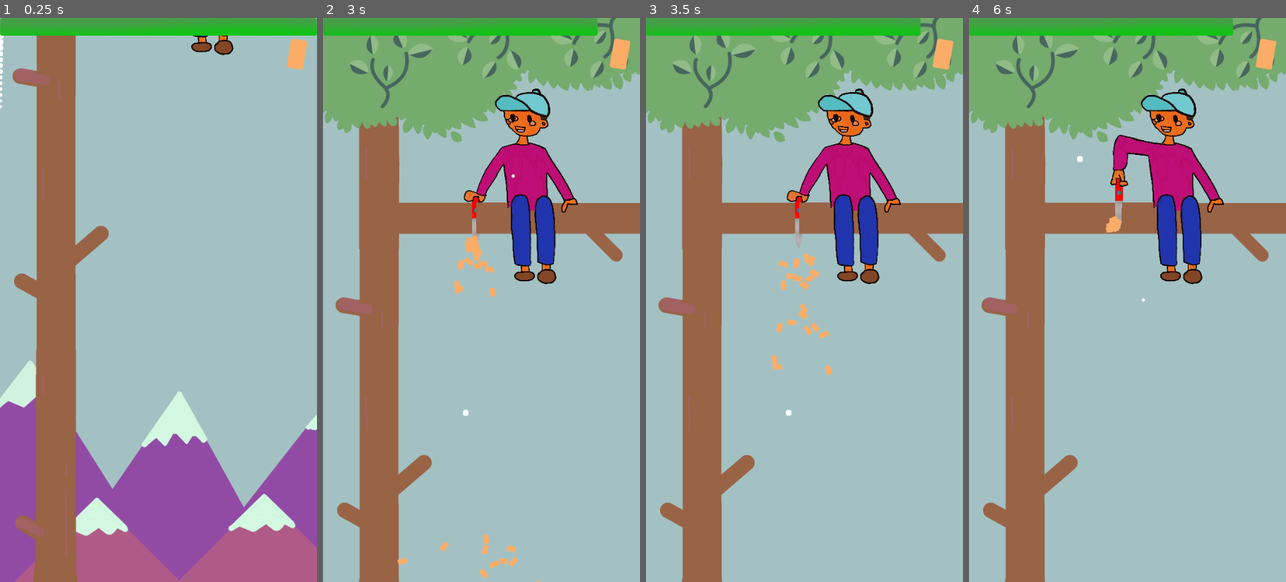
Above: before the commit, frames 1-4 (left to right).
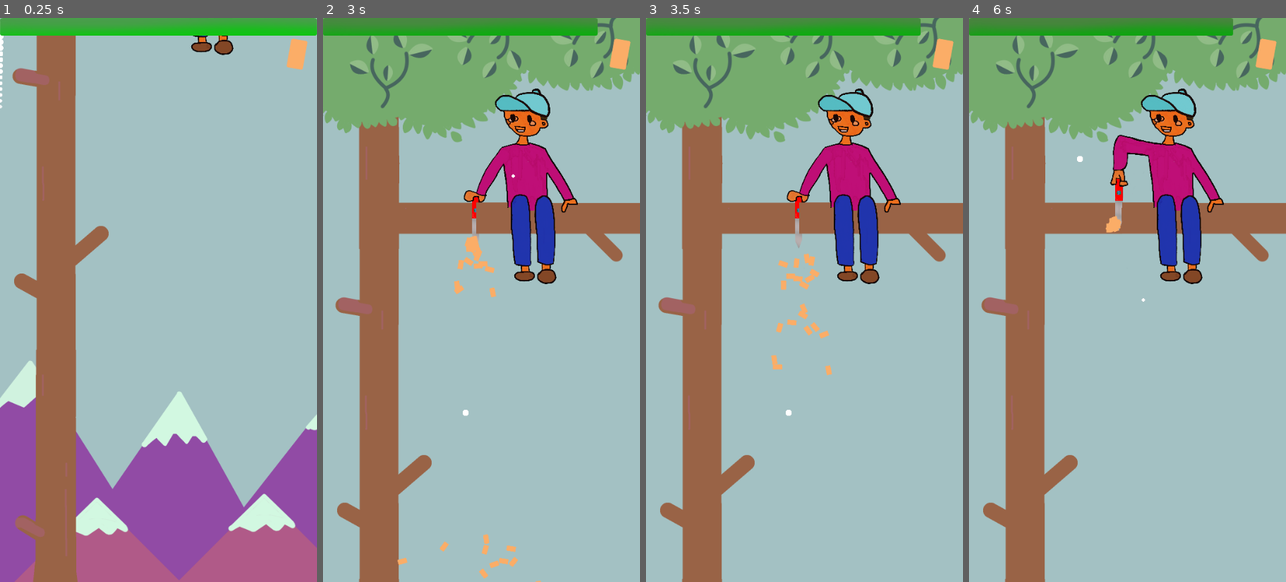
Above: after the commit, the same moments.

Repository: Combativ/SawTheWorld
Game: Godot game, scene res://scenes/main.tscn
Two runs of this game, one before a commit and one after it. Both use one fixed random seed, a clock stepped at 60 frames per second and the inputs below.
Inputs (mouse positions are in pixels of both pictures, inside the frame that each line leads up to):
- Up to frame 1 (0.25 s): no input
- Up to frame 2 (3 s): move the mouse to (551, 271) at 0.52 s; move the mouse to (418, 328) at 1.27 s; move the mouse to (513, 175) at 2.02 s; move the mouse to (465, 412) at 2.77 s
- Up to frame 3 (3.5 s): no input
- Up to frame 4 (6 s): move the mouse to (1222, 384) at 3.52 s; move the mouse to (1032, 215) at 4.27 s; move the mouse to (1143, 300) at 5.02 s; tap Enter at 5.75 s; move the mouse to (1079, 159) at 5.77 s

Frame 1 is identical in both runs. In frame 2, 0.8% of the frame differs, in the area x 0-87%, y 1-4%; in frame 3, 0.8%; in frame 4, 2.6%, in the area x 0-84%, y 0-4%.

Commit message:
Update 0.0.0.1

Diff:
--- a/bpb game jam/2020/Saw the world(Project)/scenes/Camera2D.gd
+++ b/bpb game jam/2020/Saw the world(Project)/scenes/Camera2D.gd
@@ -7,6 +7,3 @@
 func _process(delta):
 	if position.y > 0:
 		position.y -= 20
-
-func _on_Restart_pressed():
-	pass
--- a/bpb game jam/2020/Saw the world(Project)/scenes/Quit.gd
+++ b/bpb game jam/2020/Saw the world(Project)/scenes/Quit.gd
@@ -7,3 +7,7 @@
 	get_parent().get_node("select").play()
 func _on_Quit_mouse_exited():
 	modulate = color
+
+
+func _on_Quit_pressed():
+	get_tree().quit()
--- a/bpb game jam/2020/Saw the world(Project)/scenes/Restart.gd
+++ b/bpb game jam/2020/Saw the world(Project)/scenes/Restart.gd
@@ -9,6 +9,7 @@
 func _on_Restart_mouse_exited():
 	modulate = color
 
+
 func _on_Restart_pressed():
-	get_parent().get_node("select").set_pitch_scale(2)
-	get_parent().get_node("select").play()
+	global.lives = global.thickness
+	get_tree().reload_current_scene()
--- a/bpb game jam/2020/Saw the world(Project)/scenes/Sprite.gd
+++ b/bpb game jam/2020/Saw the world(Project)/scenes/Sprite.gd
@@ -5,3 +5,4 @@
 
 func _process(delta):
 	set_scale(Vector2(float(global.lives) / float(global.thickness), 1))
+	set_modulate(Color(1, float(global.lives) / float(global.thickness), float(global.lives) / float(global.thickness), 1))
--- a/bpb game jam/2020/Saw the world(Project)/scenes/Tree.gd
+++ b/bpb game jam/2020/Saw the world(Project)/scenes/Tree.gd
@@ -3,7 +3,7 @@
 signal fall
 
 #Strength of Weapon
-var strength = 1
+var strength = global.Weapons[global.WeaponLevel][2]
 
 func _ready():
 
--- a/bpb game jam/2020/Saw the world(Project)/scenes/Upgrade.gd
+++ b/bpb game jam/2020/Saw the world(Project)/scenes/Upgrade.gd
@@ -7,3 +7,10 @@
 	get_parent().get_node("select").play()
 func _on_Upgrade_mouse_exited():
 	modulate = color
+
+
+func _on_Upgrade_pressed():
+	var WeaponPrice = global.Weapons[global.WeaponLevel + 1][1]
+	if global.money >= WeaponPrice:
+		global.WeaponLevel += 1
+		global.money -= WeaponPrice
--- a/bpb game jam/2020/Saw the world(Project)/scenes/main.gd
+++ b/bpb game jam/2020/Saw the world(Project)/scenes/main.gd
@@ -34,19 +34,3 @@
 func _process(delta):
 	pass
 	#Debug
-
-func _on_Restart_pressed():
-	global.lives = global.thickness
-	get_tree().reload_current_scene()
-
-
-func _on_Quit_pressed():
-	get_tree().quit()
-
-
-
-func _on_Upgrade_pressed():
-	var WeaponPrice = global.Weapons[global.WeaponLevel + 1][1]
-	if global.money >= WeaponPrice:
-		global.WeaponLevel += 1
-		global.money -= WeaponPrice
--- a/bpb game jam/2020/Saw the world(Project)/scenes/main.tscn
+++ b/bpb game jam/2020/Saw the world(Project)/scenes/main.tscn
@@ -395,23 +395,21 @@
 script = ExtResource( 51 )
 [connection signal="fall" from="Tree" to="Tree/branch" method="_on_Tree_fall"]
 [connection signal="cut" from="Tree/branch" to="Menu" method="_on_branch_cut"]
+[connection signal="cut" from="Tree/branch" to="HUD/sawdustLabel" method="_on_branch_cut"]
 [connection signal="cut" from="Tree/branch" to="Menu/TimeBonusLabel" method="_on_branch_cut"]
-[connection signal="cut" from="Tree/branch" to="HUD/sawdustLabel" method="_on_branch_cut"]
-[connection signal="slash" from="Tree/branch" to="HUD/pointLabel" method="_on_branch_slash"]
 [connection signal="slash" from="Tree/branch" to="Tree/branch/human/Weapon" method="_on_branch_slash"]
 [connection signal="slash" from="Tree/branch" to="Tree" method="_on_branch_slash"]
+[connection signal="slash" from="Tree/branch" to="HUD/pointLabel" method="_on_branch_slash"]
 [connection signal="slash" from="Tree/branch" to="HUD/sawdustLabel" method="_on_branch_slash"]
 [connection signal="animation_finished" from="Tree/branch/Animation" to="Tree/branch" method="_on_Animation_animation_finished"]
 [connection signal="timeout" from="Tree/branch/human/Weapon/SawdustTimer" to="Tree/branch/human/Weapon" method="_on_SawdustTimer_timeout"]
 [connection signal="mouse_entered" from="Menu/Restart" to="Menu/Restart" method="_on_Restart_mouse_entered"]
 [connection signal="mouse_exited" from="Menu/Restart" to="Menu/Restart" method="_on_Restart_mouse_exited"]
-[connection signal="pressed" from="Menu/Restart" to="Camera2D" method="_on_Restart_pressed"]
 [connection signal="pressed" from="Menu/Restart" to="Menu/Restart" method="_on_Restart_pressed"]
-[connection signal="pressed" from="Menu/Restart" to="." method="_on_Restart_pressed"]
 [connection signal="mouse_entered" from="Menu/Upgrade" to="Menu/Upgrade" method="_on_Upgrade_mouse_entered"]
 [connection signal="mouse_exited" from="Menu/Upgrade" to="Menu/Upgrade" method="_on_Upgrade_mouse_exited"]
-[connection signal="pressed" from="Menu/Upgrade" to="." method="_on_Upgrade_pressed"]
+[connection signal="pressed" from="Menu/Upgrade" to="Menu/Upgrade" method="_on_Upgrade_pressed"]
 [connection signal="mouse_entered" from="Menu/Quit" to="Menu/Quit" method="_on_Quit_mouse_entered"]
 [connection signal="mouse_exited" from="Menu/Quit" to="Menu/Quit" method="_on_Quit_mouse_exited"]
-[connection signal="pressed" from="Menu/Quit" to="." method="_on_Quit_pressed"]
+[connection signal="pressed" from="Menu/Quit" to="Menu/Quit" method="_on_Quit_pressed"]
 [connection signal="TimeBonusCalculated" from="Menu/TimeBonusLabel" to="Menu/Highscore" method="_on_TimeBonusLabel_TimeBonusCalculated"]
--- a/bpb game jam/2020/Saw the world(Project)/script/global.gd
+++ b/bpb game jam/2020/Saw the world(Project)/script/global.gd
@@ -3,11 +3,12 @@
 #For all games
 var money = 0
 var Highscore = 0
+
 var Weapons: Array = [
-				["Taschenmesser", 0],
-				["Fuchssäge", 100],
-				["Kreissäge", 500],
-				["Motorsäge", 2000],
+				["Taschenmesser", 0, 1], #Name, Price, Damage
+				["Fuchssäge", 100, 3],
+				["Kreissäge", 500, 20],
+				["Motorsäge", 2000, 100],
 					]
 var WeaponLevel = 0
 
Not shown: 11 places in bpb game jam/2020/Saw the world(Project)/scenes/main.tscn that only renumber resources
